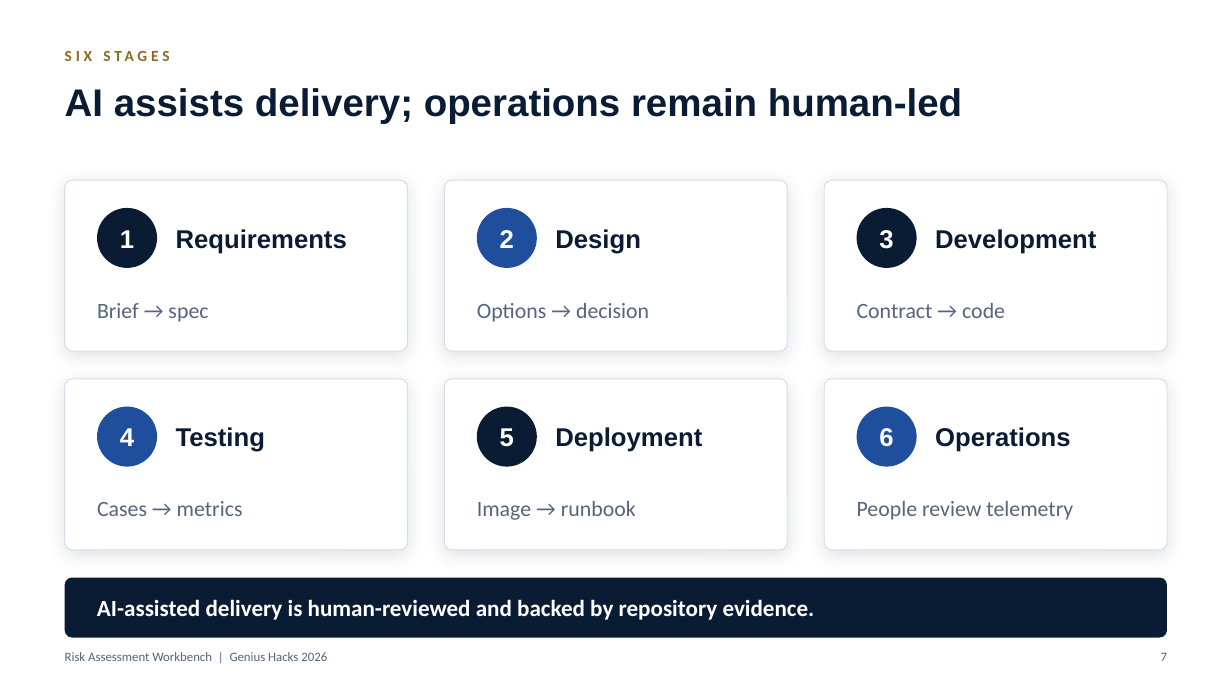
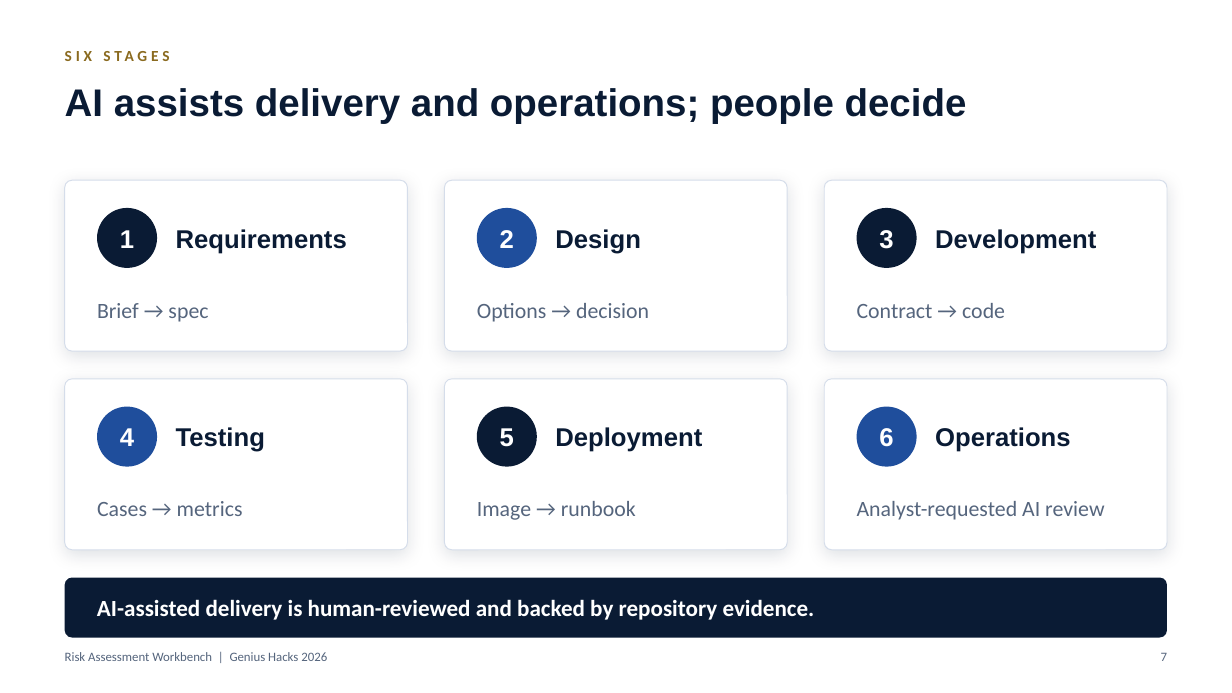
Before and after one commit to ebtenorio-myridius/geniushack3, a slide deck: slide 7 of docs/presentation/Risk_Assessment_Workbench_Genius_Hacks_2026.pptx. Drawn at 1232x693 pixels with LibreOffice and Linux fonts; fonts in the diff are those of the drawing. Boxes give left, top, right and bottom in pixels: in the first picture for what was removed or moved away, otherwise in the second. Text is boxed around its words. In the diff, an @@ line names an element or a change of style, - is before the commit and + after.

```diff
--- a/docs/presentation/Risk_Assessment_Workbench_Genius_Hacks_2026.pptx
+++ b/docs/presentation/Risk_Assessment_Workbench_Genius_Hacks_2026.pptx
@@ text at (x1=65, y1=88, x2=967, y2=124): text changed @@
-AI assists delivery; operations remain human-led
+AI assists delivery and operations; people decide
@@ text at (x1=857, y1=501, x2=1104, y2=520): text changed @@
-People review telemetry
+Analyst-requested AI review
```
Also in this commit, not shown: 1 other slide changed, 6 other files.
